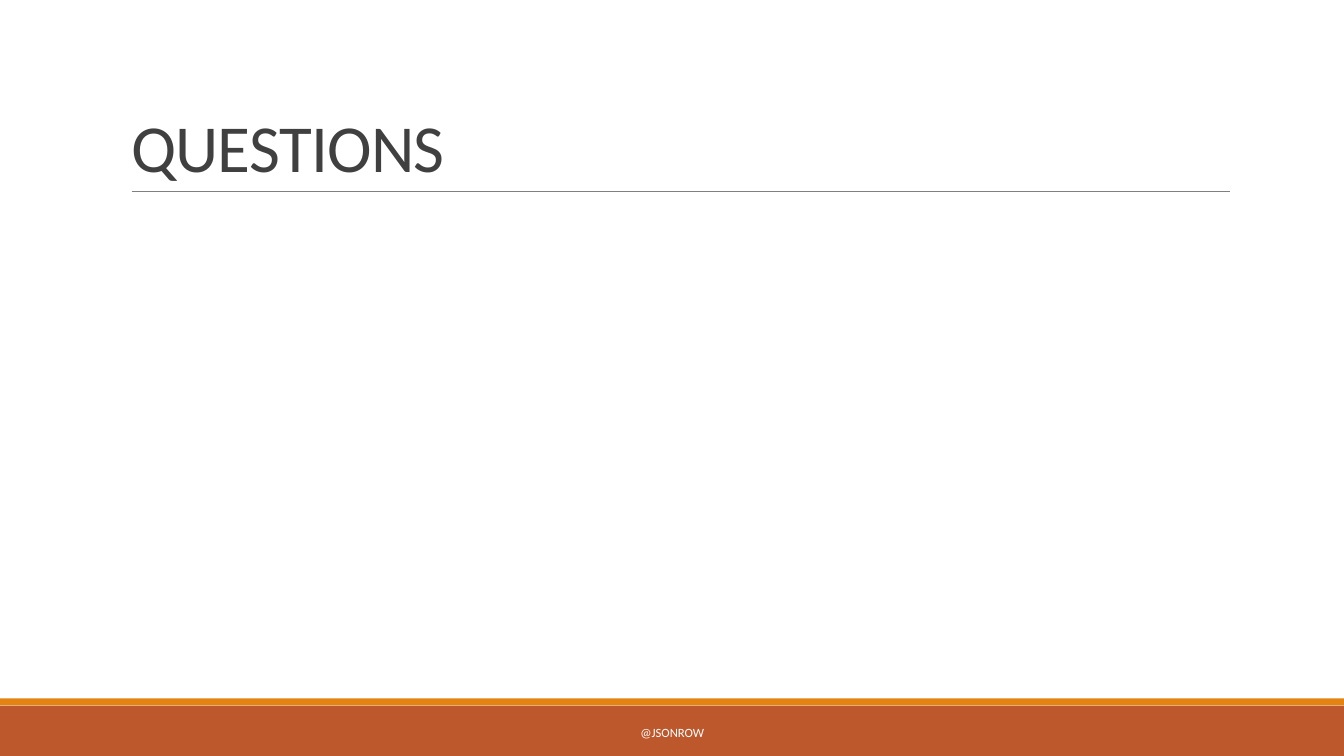
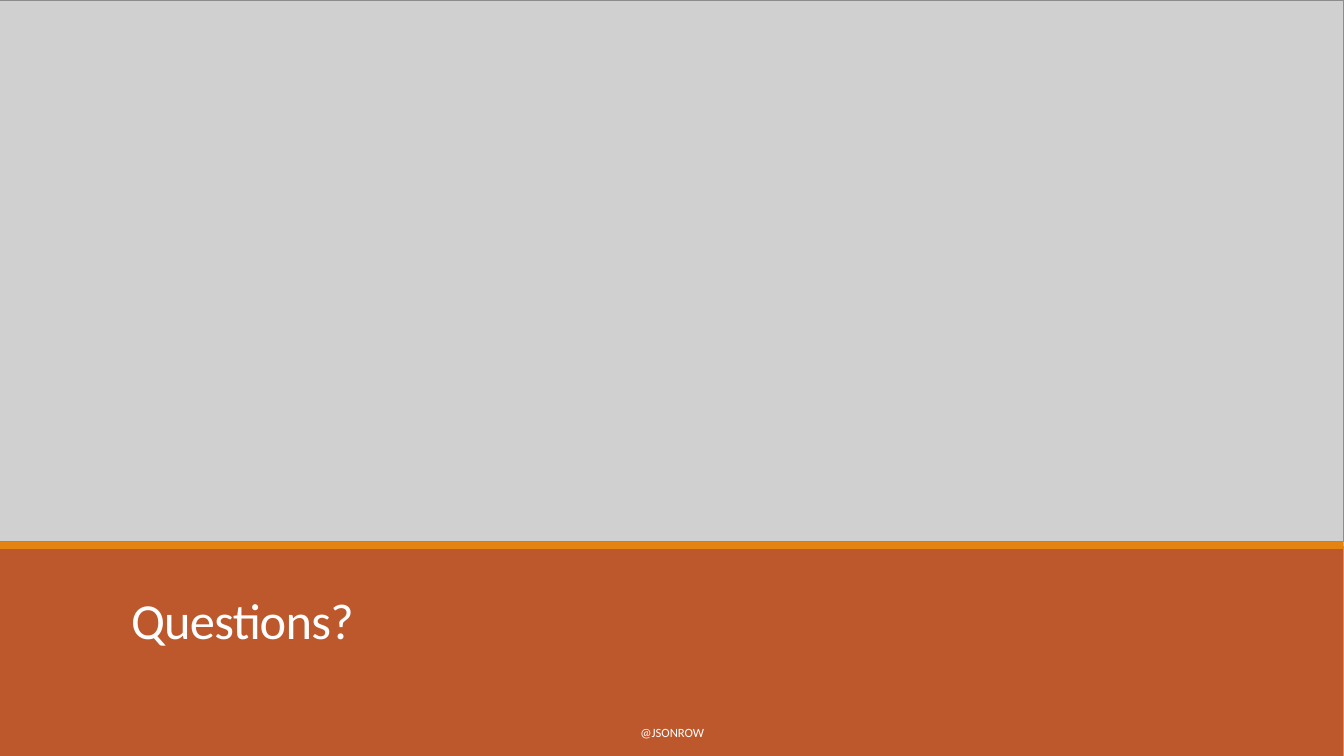
Before and after one commit to JasonRowe/TCCC23, a slide deck: slide 25 of Microservice_plumbing_with_RabbitMQ.pptx. Drawn at 1344x756 pixels with LibreOffice and Linux fonts; fonts in the diff are those of the drawing; grey boxes stand for pictures. Boxes give left, top, right and bottom in pixels: in the first picture for what was removed or moved away, otherwise in the second. Text is boxed around its words. In the diff, an @@ line names an element or a change of style, - is before the commit and + after.

```diff
--- a/Microservice_plumbing_with_RabbitMQ.pptx
+++ b/Microservice_plumbing_with_RabbitMQ.pptx
@@ picture added at [0, 0, 1344, 542] @@
@@ line removed from (131, 192) to (1230, 192) @@
@@ rectangle: place and size @@
-rectangle at [0, 706, 1344, 756]
+rectangle at [0, 546, 1344, 756]
@@ rectangle: place and size @@
-rectangle at [0, 699, 1344, 706]
+rectangle at [0, 542, 1344, 549]
@@ title at [131, 604, 354, 646]: text changed; size 48 to 36 pt; text colour #404040 to #FFFFFF @@
-QUESTIONS
+Questions?
```
Also in this commit, not shown: 10 other slides changed, 3 slides added, 11 slides removed, 5 other files.
